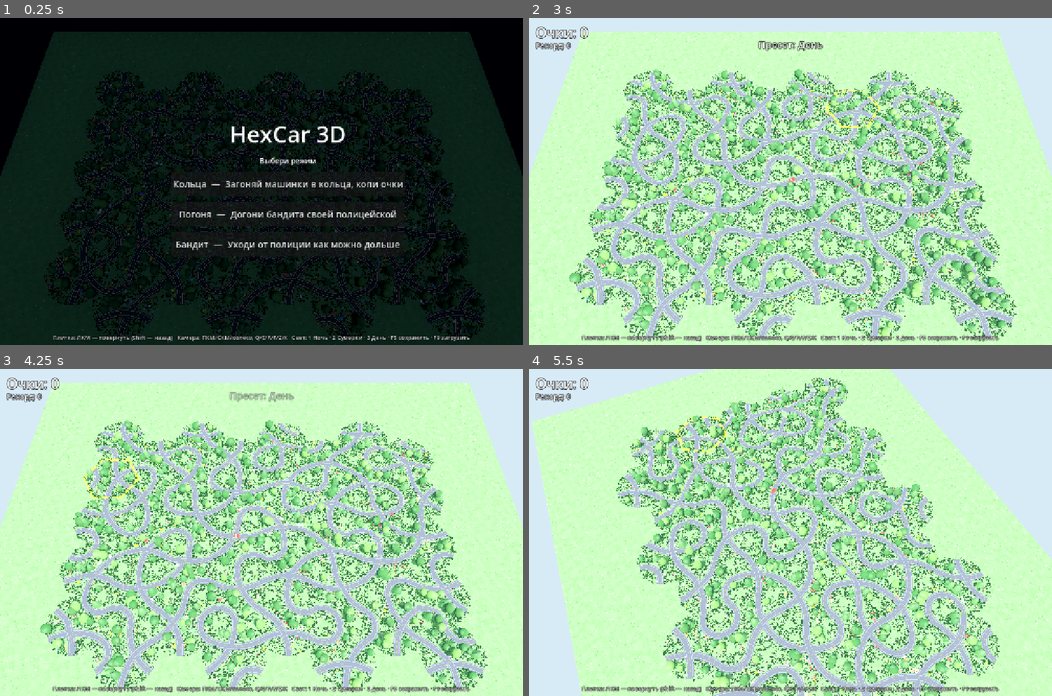
Above: before the commit, frames 1-4 (two rows, left to right).
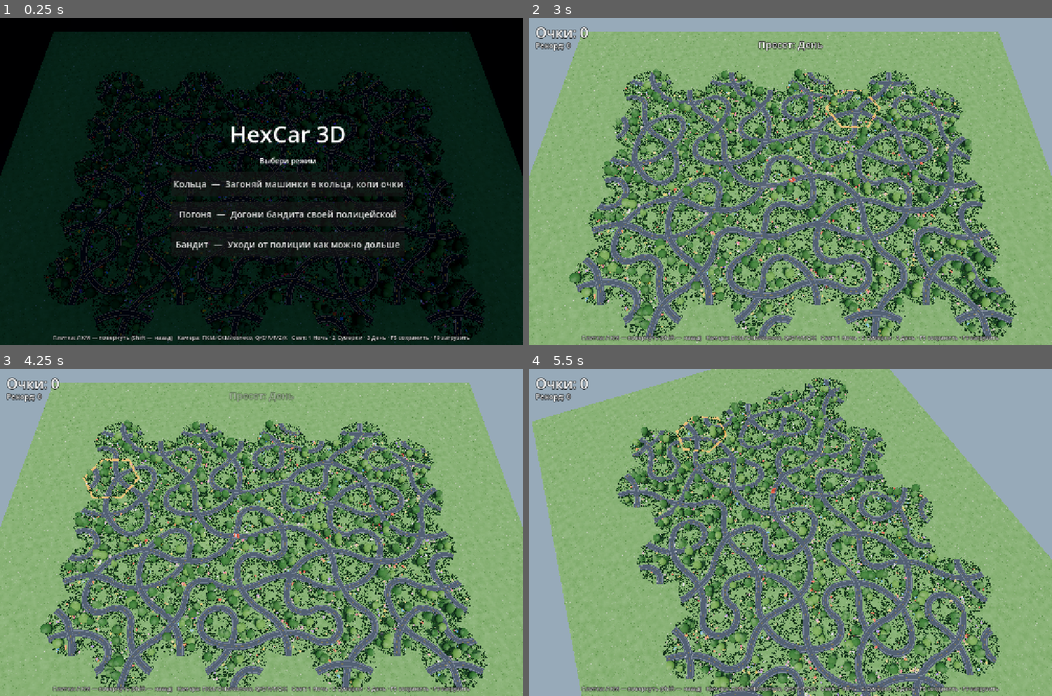
Above: after the commit, the same moments.

Repository: SashkoSoft/hexcar
Game: Godot game, scene res://Main.tscn
Two runs of this game, one before a commit and one after it. Both use one fixed random seed, a clock stepped at 60 frames per second and the inputs below.
Inputs (mouse positions are in pixels of both pictures, inside the frame that each line leads up to):
- Up to frame 1 (0.25 s): no input
- Up to frame 2 (3 s): click "Кольца — Загоняй машинки в ко…" at 0.5 s; tap Enter at 1.25 s; move the mouse to (905, 165) at 1.27 s; hold Right 1.28-2 s; tap 1 at 1.35 s; click (905, 165) at 1.42 s; drag from (685, 197) to (764, 246) at 2.02 s; move the mouse to (842, 109) at 2.77 s; hold Right from 2.78 s (still down); tap 3 at 2.85 s
- Up to frame 3 (4.25 s): release Right at 3.5 s; tap Space at 3.5 s; drag from (235, 597) to (104, 483) at 3.52 s
- Up to frame 4 (5.5 s): move the mouse to (947, 581) at 4.27 s; hold Left 4.28-5 s; hold E 4.28-5 s; drag from (633, 483) to (712, 450) at 5.02 s

The runs differ from the first frame. In frame 2, 99% of the frame differs, in the area x 0-100%, y 0-100%; in frame 3, 99%; in frame 4, 99%.

Commit message:
Godot: стиль рендера в пресетах (тонмаппинг/экспозиция/цветокоррекция); починен День
- В пресеты добавлены параметры стиля: tonemap (linear/reinhardt/filmic/aces/agx),
  exposure, brightness, contrast, saturation — применяются через Environment.
- День переведён на AgX и приглушённый свет: больше нет пересвета («пережаренности»).

Co-Authored-By: Claude Opus 4.8 (1M context) <noreply@anthropic.com>

Diff:
--- a/godot/Main.gd
+++ b/godot/Main.gd
@@ -139,6 +139,8 @@
 		"sky_top": Color(0.003, 0.005, 0.016), "sky_horizon": Color(0.018, 0.026, 0.058), "star": 1.0,
 		"hl_energy": 38.0, "hl_range": 420.0, "hl_angle": 30.0, "hl_color": Color(1.0, 0.95, 0.78),
 		"highlight_emission": 1.8,
+		# стиль рендера
+		"tonemap": "filmic", "exposure": 1.0, "contrast": 1.05, "saturation": 1.12, "brightness": 1.0,
 	},
 	"Сумерки": {
 		"ambient_color": Color(0.32, 0.30, 0.42), "ambient_energy": 0.7,
@@ -147,14 +149,17 @@
 		"sky_top": Color(0.10, 0.10, 0.22), "sky_horizon": Color(0.55, 0.35, 0.30), "star": 0.35,
 		"hl_energy": 16.0, "hl_range": 300.0, "hl_angle": 30.0, "hl_color": Color(1.0, 0.96, 0.82),
 		"highlight_emission": 1.2,
+		"tonemap": "agx", "exposure": 1.0, "contrast": 1.02, "saturation": 1.08, "brightness": 1.0,
 	},
 	"День": {
-		"ambient_color": Color(0.70, 0.78, 0.92), "ambient_energy": 1.0,
-		"moon_color": Color(1.0, 0.96, 0.85), "moon_energy": 1.2,
-		"glow_intensity": 0.5, "glow_bloom": 0.05, "glow_threshold": 1.0,
-		"sky_top": Color(0.22, 0.42, 0.75), "sky_horizon": Color(0.72, 0.84, 0.93), "star": 0.0,
+		"ambient_color": Color(0.60, 0.67, 0.80), "ambient_energy": 0.55,
+		"moon_color": Color(1.0, 0.95, 0.84), "moon_energy": 0.85,
+		"glow_intensity": 0.2, "glow_bloom": 0.0, "glow_threshold": 1.3,
+		"sky_top": Color(0.20, 0.38, 0.68), "sky_horizon": Color(0.62, 0.74, 0.86), "star": 0.0,
 		"hl_energy": 5.0, "hl_range": 180.0, "hl_angle": 30.0, "hl_color": Color(1.0, 0.97, 0.85),
 		"highlight_emission": 0.7,
+		# AgX мягко гасит пересветы — день без «пережаренности»
+		"tonemap": "agx", "exposure": 0.9, "contrast": 1.02, "saturation": 1.0, "brightness": 1.0,
 	},
 }
 var flash_label: Label
@@ -1584,6 +1589,20 @@
 		env.glow_intensity = look["glow_intensity"]
 		env.glow_bloom = look["glow_bloom"]
 		env.glow_hdr_threshold = look["glow_threshold"]
+		# стиль рендера: тонмаппинг + экспозиция + цветокоррекция
+		var tm := {
+			"linear": Environment.TONE_MAPPER_LINEAR,
+			"reinhard": Environment.TONE_MAPPER_REINHARDT,
+			"filmic": Environment.TONE_MAPPER_FILMIC,
+			"aces": Environment.TONE_MAPPER_ACES,
+			"agx": Environment.TONE_MAPPER_AGX,
+		}
+		env.tonemap_mode = tm.get(look.get("tonemap", "filmic"), Environment.TONE_MAPPER_FILMIC)
+		env.tonemap_exposure = look.get("exposure", 1.0)
+		env.adjustment_enabled = true
+		env.adjustment_brightness = look.get("brightness", 1.0)
+		env.adjustment_contrast = look.get("contrast", 1.0)
+		env.adjustment_saturation = look.get("saturation", 1.0)
 	if moon:
 		moon.light_color = look["moon_color"]
 		moon.light_energy = look["moon_energy"]
